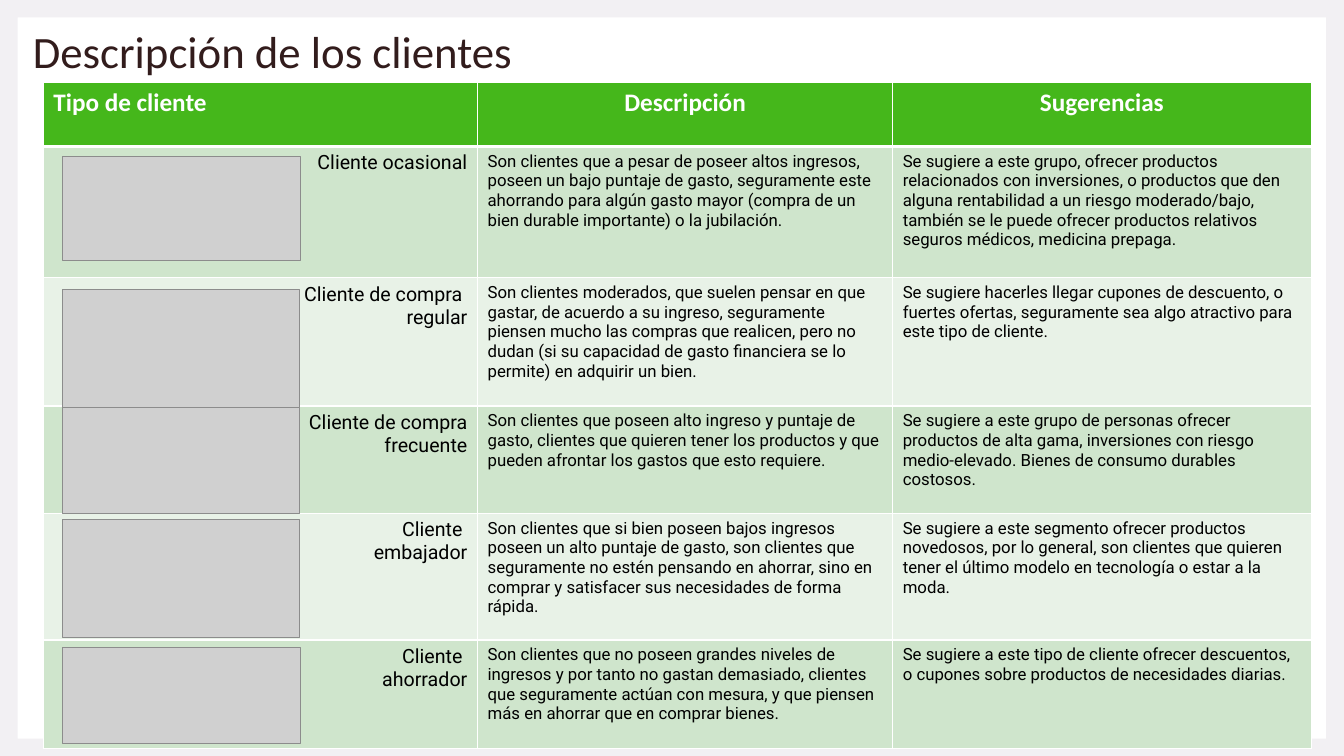
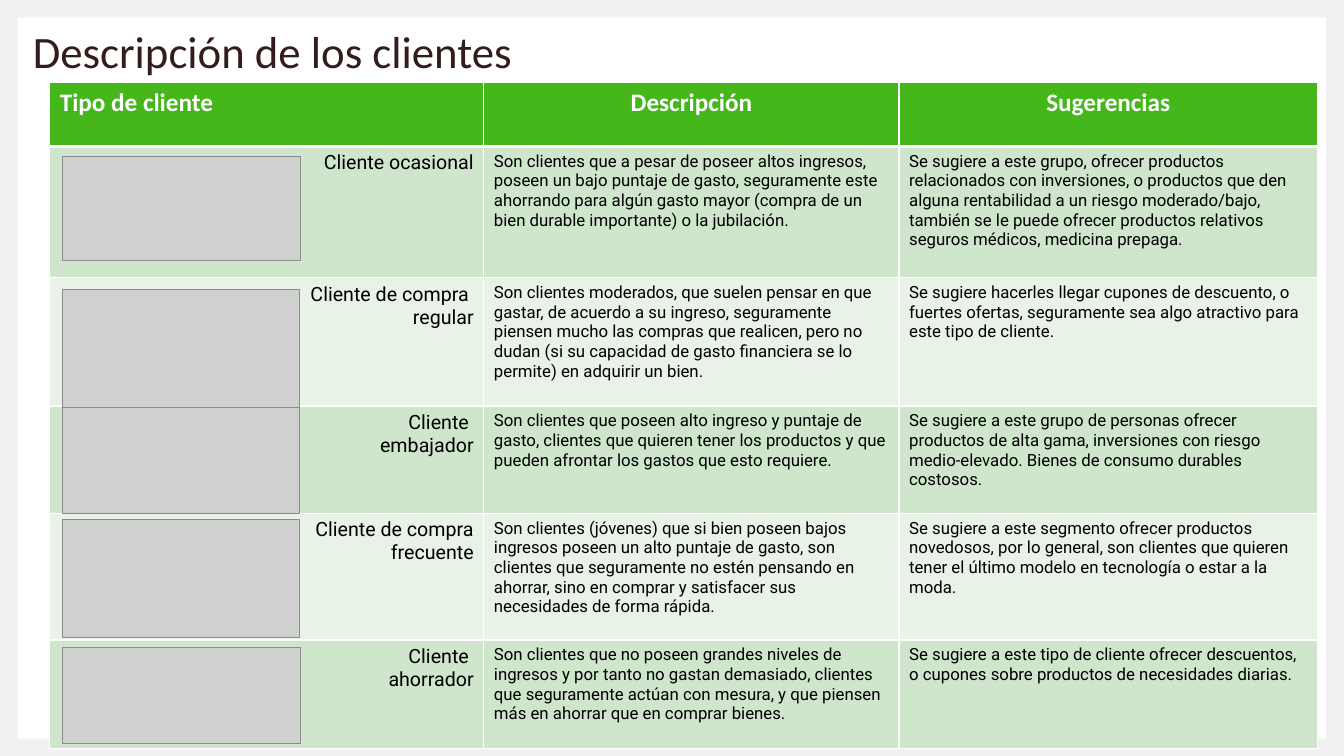
Before and after one commit to isipavelek/Diplo, a slide deck: slide 13 of Modulo 3/Presentacion.pptx. Drawn at 1344x756 pixels with LibreOffice and Linux fonts; fonts in the diff are those of the drawing; grey boxes stand for pictures. Boxes give left, top, right and bottom in pixels: in the first picture for what was removed or moved away, otherwise in the second. Text is boxed around its words. In the diff, an @@ line names an element or a change of style, - is before the commit and + after.

Commit message:
ppt

```diff
--- a/Modulo 3/Presentacion.pptx
+++ b/Modulo 3/Presentacion.pptx
@@ table at box(49, 83, 1318, 754) @@
-row 4, column 1: Cliente de compra / frecuente
+row 4, column 1: Cliente / embajador
-row 5, column 1: Cliente / embajador
+row 5, column 1: Cliente de compra / frecuente
-row 5, column 2: Son clientes que si bien poseen bajos ingresos poseen un alto puntaje de gasto, son clientes que seguramente no estén pensando en ahorrar, sino en comprar y satisfacer sus necesidades de forma rápida.
+row 5, column 2: Son clientes (jóvenes) que si bien poseen bajos ingresos poseen un alto puntaje de gasto, son clientes que seguramente no estén pensando en ahorrar, sino en comprar y satisfacer sus necesidades de forma rápida.
@@ table: place and size @@
-table at box(43, 83, 1312, 754)
+table at box(49, 83, 1318, 754)
```
Also in this commit, not shown: 1 other slide changed.
